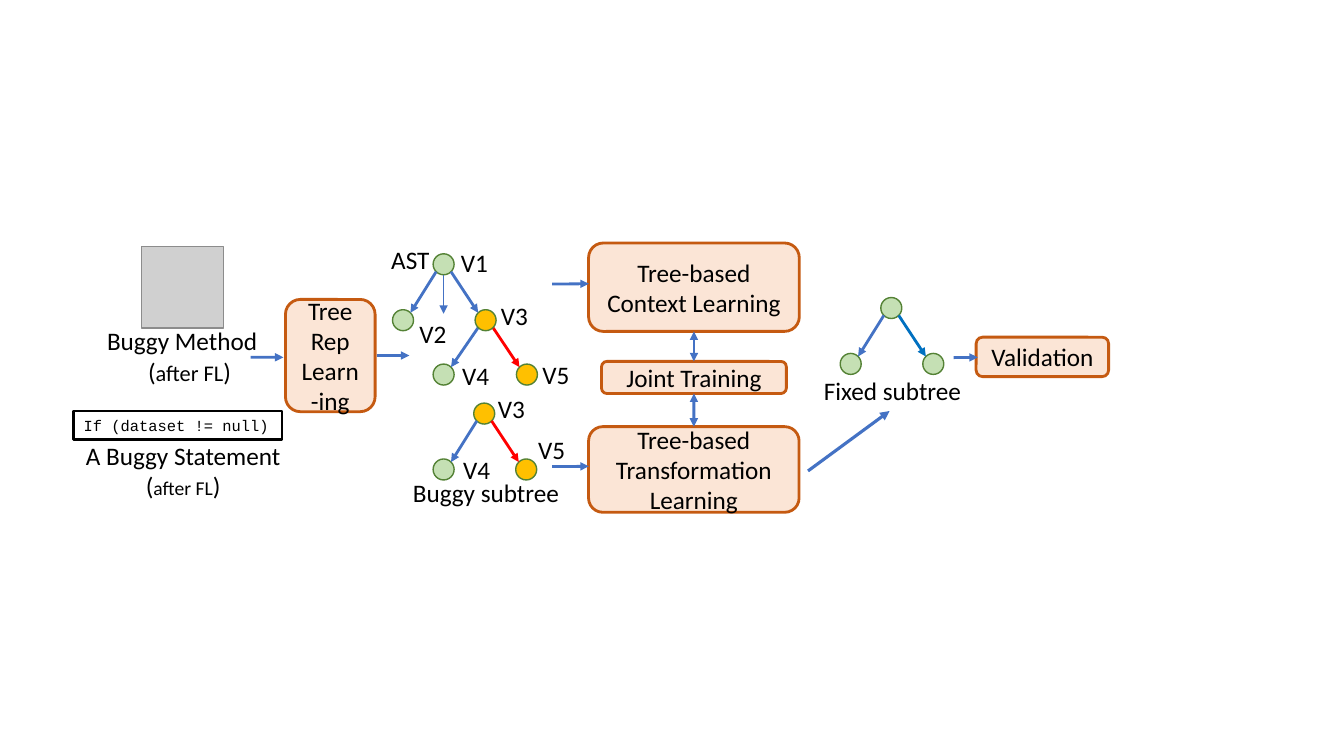
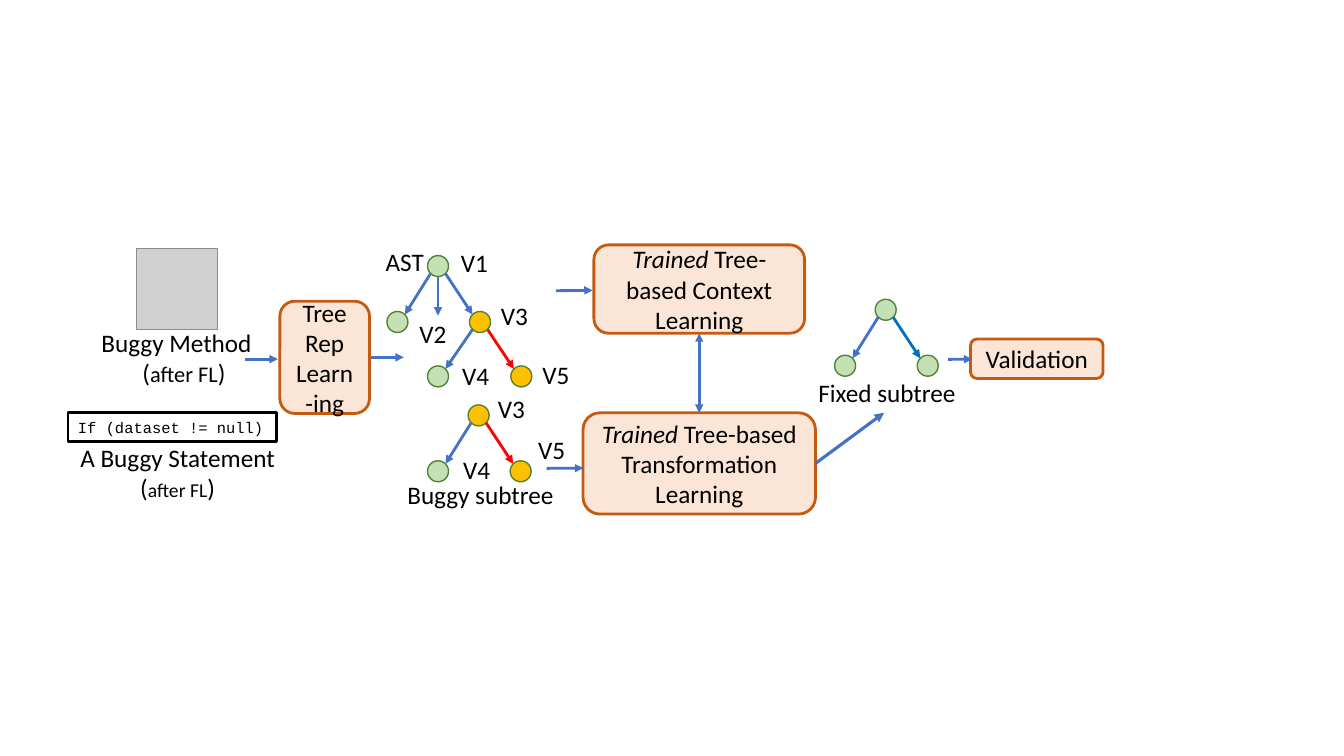
Before and after one commit to tien-n-nguyen/apr-study, a slide deck: slide 7 of Figures.pptx. Drawn at 1344x756 pixels with LibreOffice and Linux fonts; fonts in the diff are those of the drawing; grey boxes stand for pictures. Boxes give left, top, right and bottom in pixels: in the first picture for what was removed or moved away, otherwise in the second. Text is boxed around its words. In the diff, an @@ line names an element or a change of style, - is before the commit and + after.

```diff
--- a/Figures.pptx
+++ b/Figures.pptx
@@ rounded rectangle "Trained Tree-based Context Learning": place and size @@
-rounded rectangle "Trained Tree-based Context Learning" at [589, 243, 800, 332]
+rounded rectangle "Trained Tree-based Context Learning" at [594, 245, 805, 334]
@@ text in rounded rectangle at [626, 250, 772, 335]: text changed @@
-Tree-based Context Learning
+Trained Tree-based Context Learning
@@ arrow moved from (553, 284) - (589, 283) to (557, 290) - (593, 290) @@
@@ 13 arrows, 11 ellipses, 5 texts, 2 rounded rectangles, 1 picture, 1 rectangle: place and size @@
-13 arrows, 11 ellipses, 5 texts, 2 rounded rectangles, 1 picture, 1 rectangle at [74, 247, 1108, 507]
+13 arrows, 11 ellipses, 5 texts, 2 rounded rectangles, 1 picture, 1 rectangle at [69, 248, 1103, 509]
@@ double arrow moved from (694, 332) - (694, 362) to (700, 334) - (700, 413) @@
@@ rounded rectangle removed at [602, 362, 786, 394] @@
-Joint Training
@@ rounded rectangle "Trained Tree-based Transformation Learning": place and size @@
-rounded rectangle "Trained Tree-based Transformation Learning" at [589, 426, 800, 512]
+rounded rectangle "Trained Tree-based Transformation Learning" at [583, 413, 816, 514]
@@ double arrow removed from (694, 393) to (694, 426) @@
@@ arrow moved from (809, 471) - (890, 411) to (816, 464) - (884, 413) @@
@@ text in rounded rectangle at [602, 425, 797, 508]: text changed @@
-Tree-based Transformation Learning
+Trained Tree-based Transformation Learning
```
Also in this commit, not shown: 1 other file.
